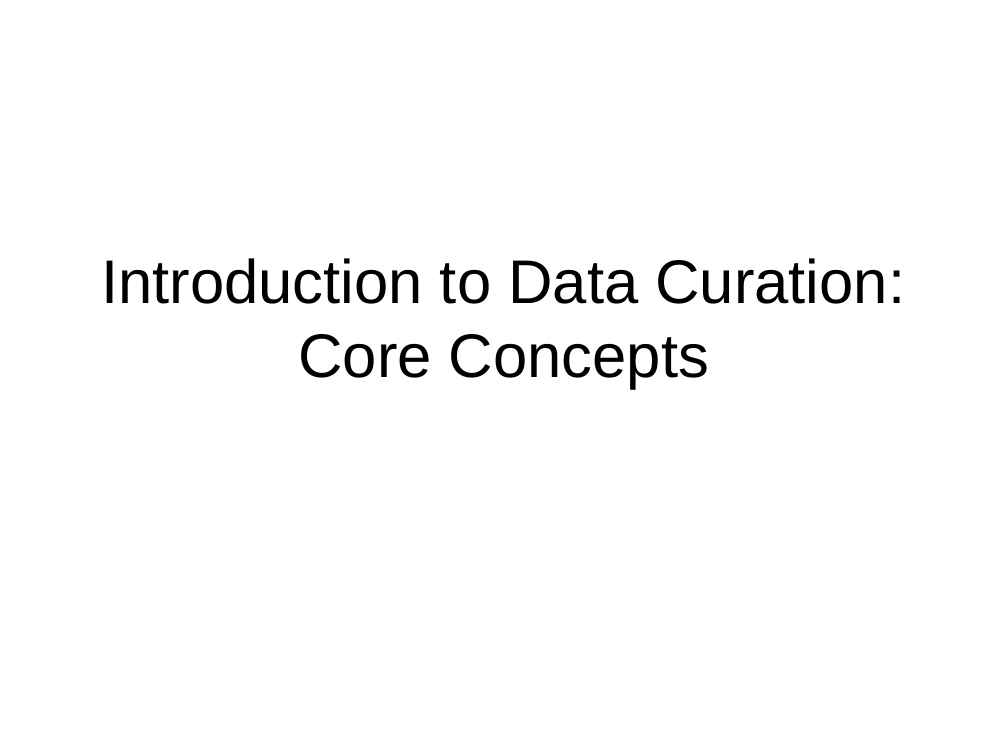
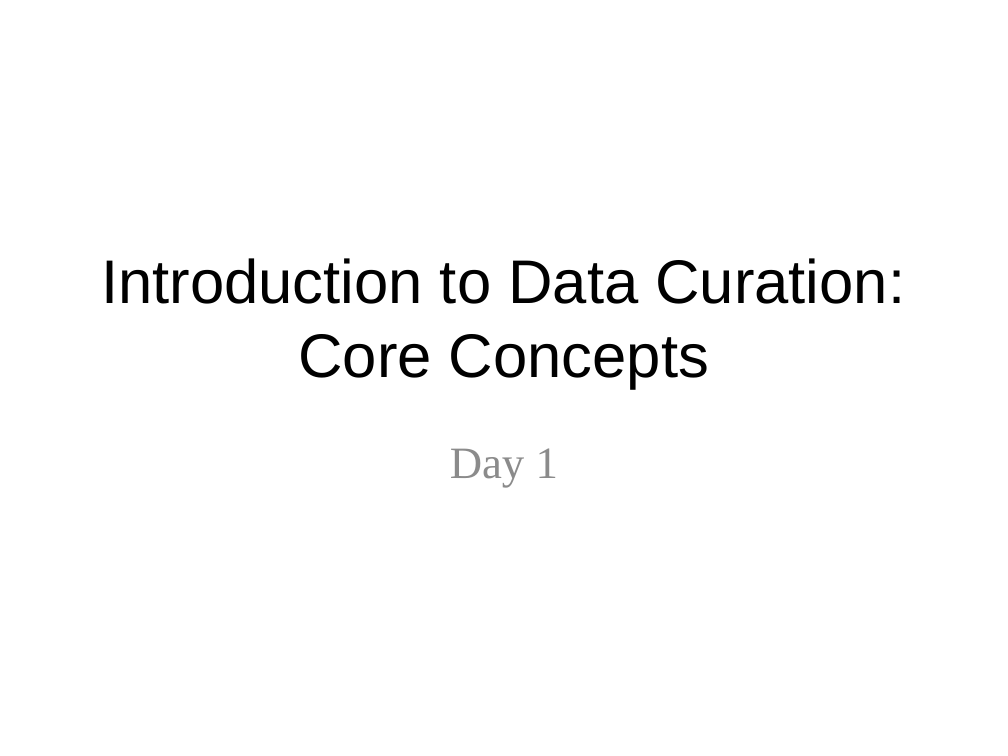
Before and after one commit to DataCurationWorkshop/HongKongCurationWorkshop, a slide deck: slide 1 of Day_1/Day_1_Lectures/Slides/Day_1_Lecture_Intro.pptx. Drawn at 1008x756 pixels with LibreOffice and Linux fonts; fonts in the diff are those of the drawing; background and template pictures are left out. Boxes give left, top, right and bottom in pixels: in the first picture for what was removed or moved away, otherwise in the second. Text is boxed around its words. In the diff, an @@ line names an element or a change of style, - is before the commit and + after.

```diff
--- a/Day_1/Day_1_Lectures/Slides/Day_1_Lecture_Intro.pptx
+++ b/Day_1/Day_1_Lectures/Slides/Day_1_Lecture_Intro.pptx
@@ subtitle added at (450, 448, 558, 487), 32 pt, text #8C8C8C @@
+Day 1
```
Also in this commit, not shown: 8 slides added, 5 other files.
